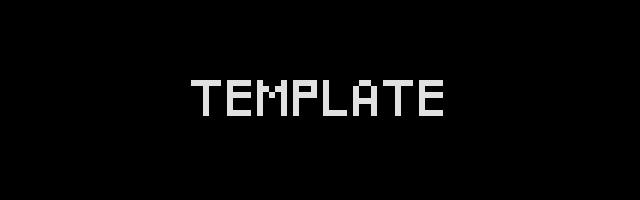
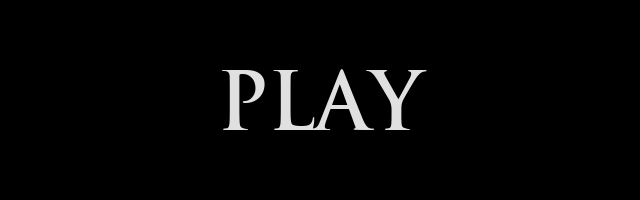
Two versions of the same layered image (640x200). Layer-by-layer changes:
painted on "..." over [191, 69, 443, 130]
